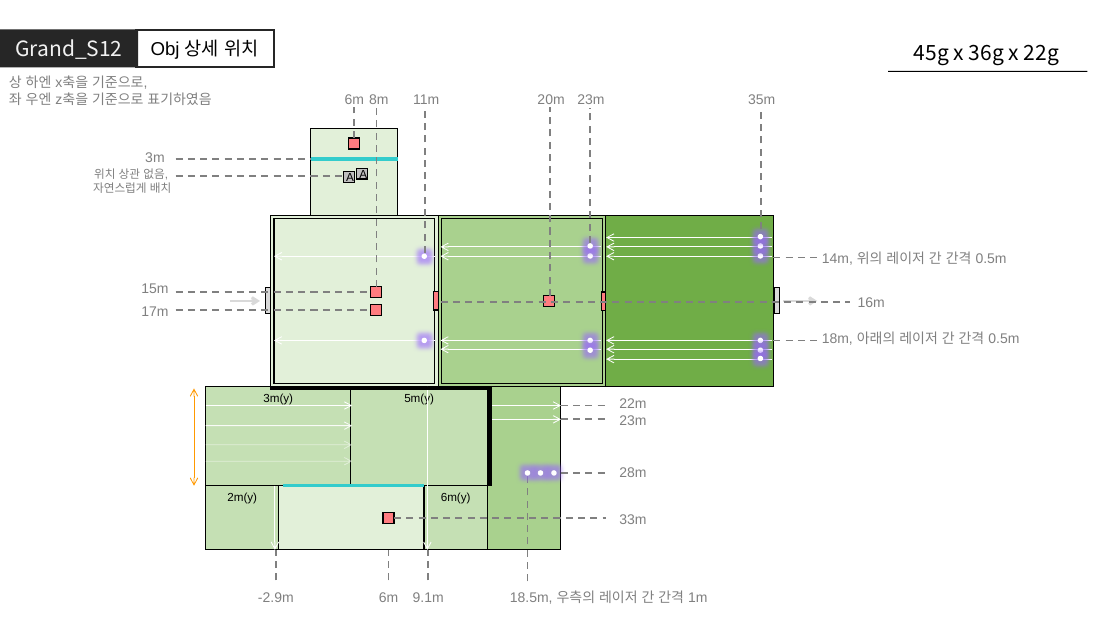
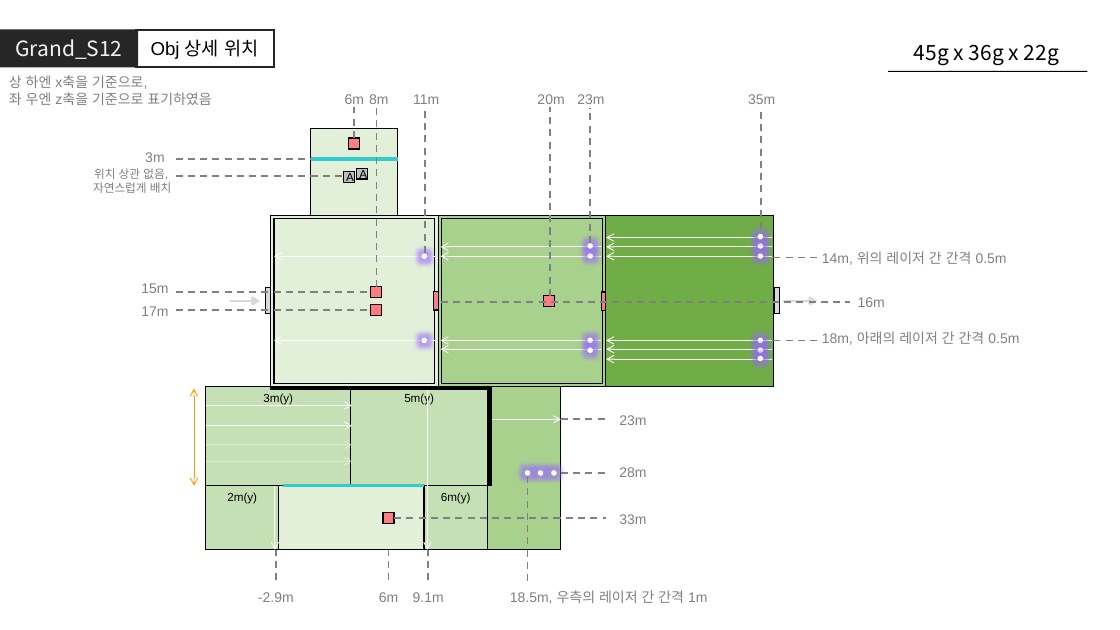
Before and after one commit to GGMGangsterHamster/GangsterHamster, a slide deck: slide 24 of Documents/LevelDesign/GrandStage/Grand_Stage.pptx. Drawn at 1120x630 pixels with LibreOffice and Linux fonts; fonts in the diff are those of the drawing. Boxes give left, top, right and bottom in pixels: in the first picture for what was removed or moved away, otherwise in the second. Text is boxed around its words. In the diff, an @@ line names an element or a change of style, - is before the commit and + after.

```diff
--- a/Documents/LevelDesign/GrandStage/Grand_Stage.pptx
+++ b/Documents/LevelDesign/GrandStage/Grand_Stage.pptx
@@ arrow removed from (492, 406) to (561, 406) @@
@@ line removed from (561, 406) to (606, 406) @@
@@ text removed at bbox=[619, 398, 646, 408] @@
-22m
```
Also in this commit, not shown: 4 other slides changed, 3 other files.
